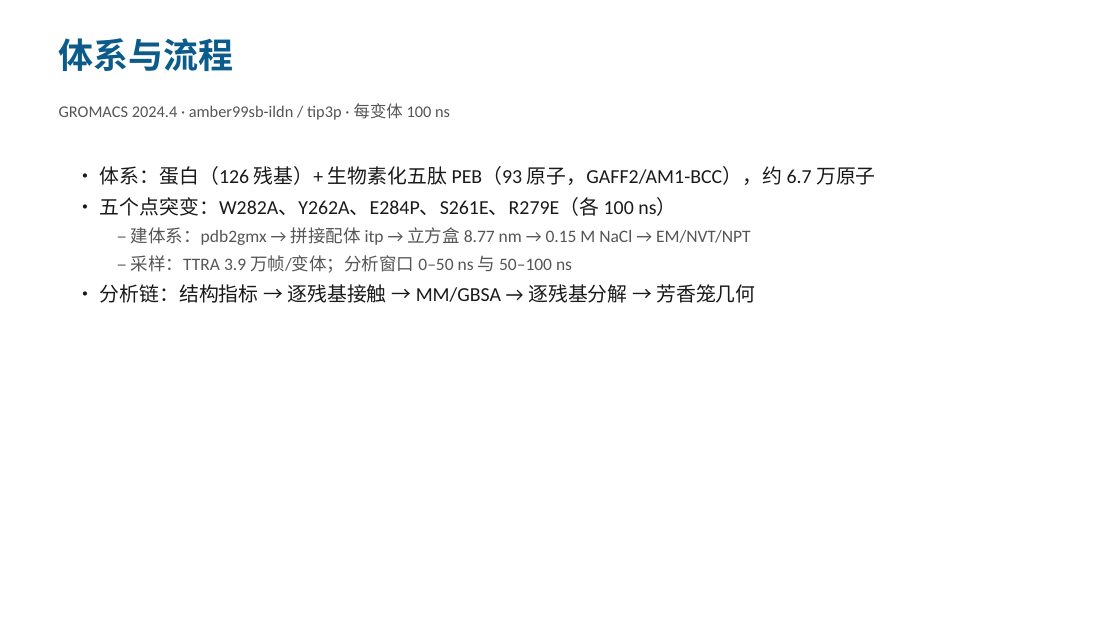
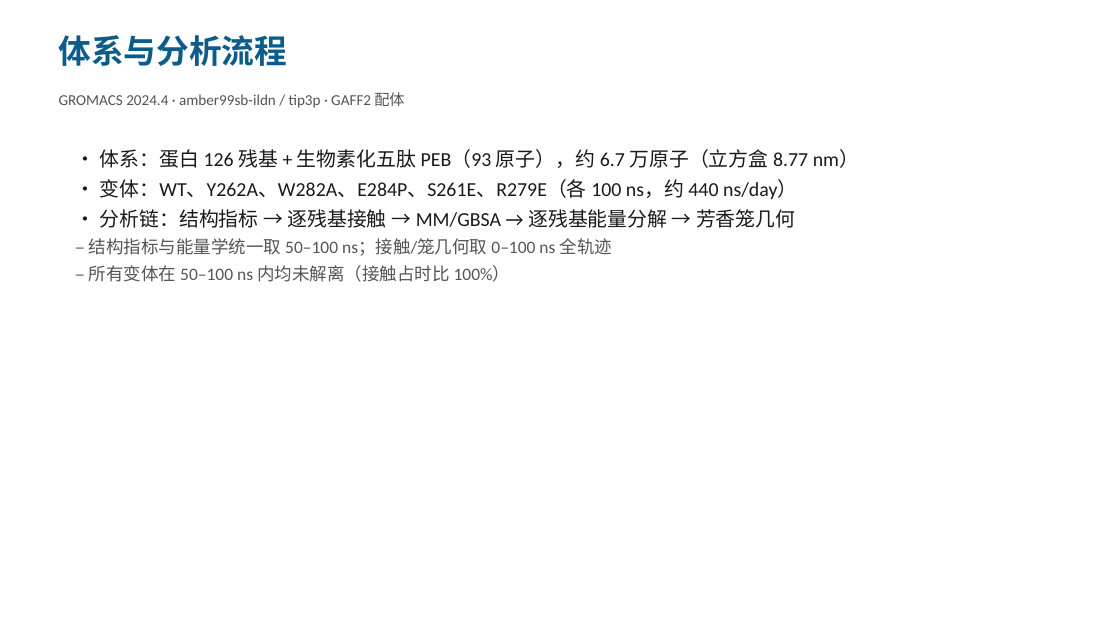
Before and after one commit to wangran-bio-ai/StructurePrep-Toolkit, a slide deck: slide 2 of results/MD_results_summary.pptx. Drawn at 1120x630 pixels with LibreOffice and Linux fonts; fonts in the diff are those of the drawing. Boxes give left, top, right and bottom in pixels: in the first picture for what was removed or moved away, otherwise in the second. Text is boxed around its words. In the diff, an @@ line names an element or a change of style, - is before the commit and + after.

```diff
--- a/results/MD_results_summary.pptx
+++ b/results/MD_results_summary.pptx
@@ text at (59, 35, 287, 66): text changed; size 30 to 28 pt @@
-体系与流程
+体系与分析流程
@@ text at (59, 92, 404, 108): text changed; size 14 to 13 pt @@
-GROMACS 2024.4 · amber99sb-ildn / tip3p · 每变体 100 ns
+GROMACS 2024.4 · amber99sb-ildn / tip3p · GAFF2 配体
@@ text at (89, 149, 859, 282): text changed @@
-• 体系：蛋白（126 残基）+ 生物素化五肽 PEB（93 原子，GAFF2/AM1-BCC），约 6.7 万原子
-• 五个点突变：W282A、Y262A、E284P、S261E、R279E（各 100 ns）
-  – 建体系：pdb2gmx → 拼接配体 itp → 立方盒 8.77 nm → 0.15 M NaCl → EM/NVT/NPT
-  – 采样：TTRA 3.9 万帧/变体；分析窗口 0–50 ns 与 50–100 ns
-• 分析链：结构指标 → 逐残基接触 → MM/GBSA → 逐残基分解 → 芳香笼几何
+• 体系：蛋白 126 残基 + 生物素化五肽 PEB（93 原子），约 6.7 万原子（立方盒 8.77 nm）
+• 变体：WT、Y262A、W282A、E284P、S261E、R279E（各 100 ns，约 440 ns/day）
+• 分析链：结构指标 → 逐残基接触 → MM/GBSA → 逐残基能量分解 → 芳香笼几何
+– 结构指标与能量学统一取 50–100 ns；接触/笼几何取 0–100 ns 全轨迹
+– 所有变体在 50–100 ns 内均未解离（接触占时比 100%）
```
Also in this commit, not shown: 7 other slides changed, 1 slide added.
